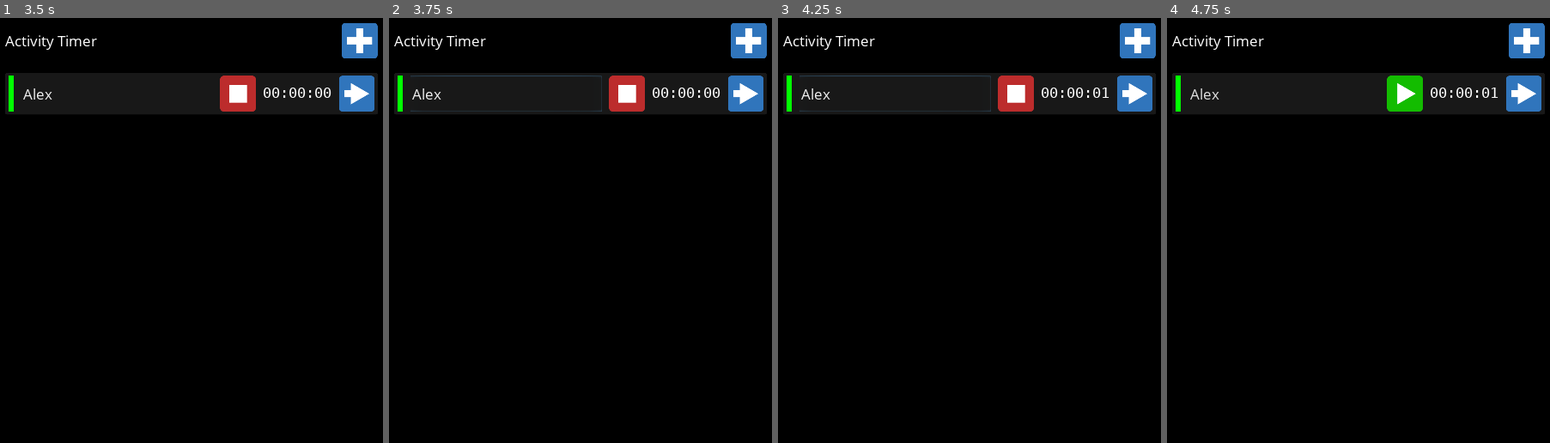
Above: before the commit, frames 1-4 (left to right).
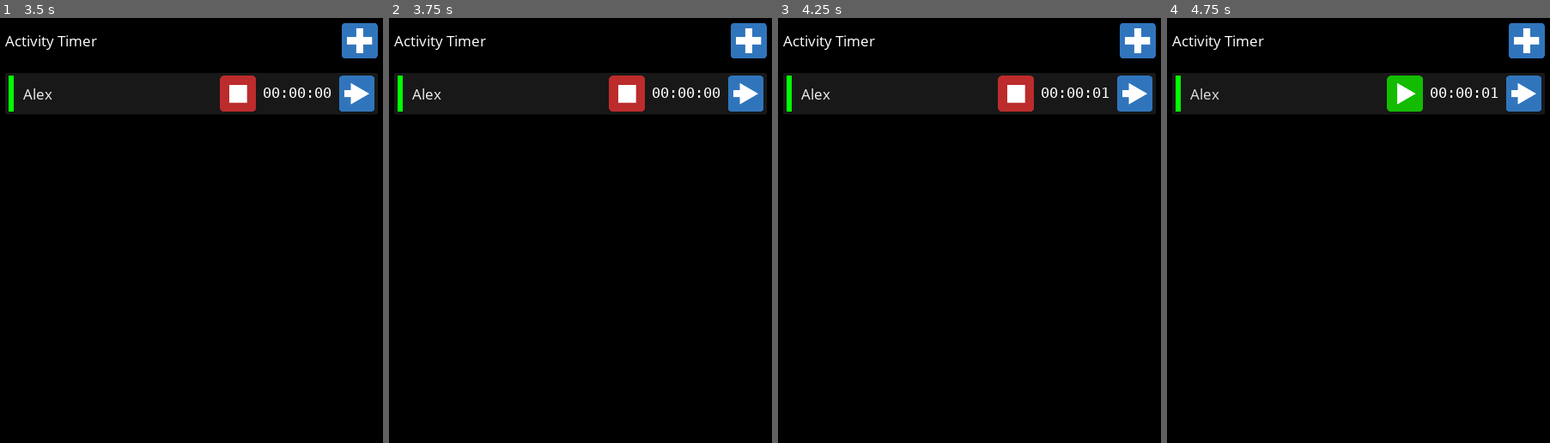
Above: after the commit, the same moments.

Repository: andrew-wilkes/godot-activity-timer
Game: Godot game, scene res://Main.tscn
The game is run twice, just before and just after one commit, with the same random seed, the same clock (stepped at 60 frames per second) and the same inputs.
Inputs (mouse positions are in pixels of both pictures, inside the frame that each line leads up to):
- Up to frame 1 (3.5 s): click (360, 39) at 0.5 s; click (191, 124) at 1.27 s; type "Alex" at 1.35 s; click (191, 375) at 1.5 s; type "12" at 1.58 s; click (241, 179) at 2 s; click (22, 39) at 2.75 s
- Up to frame 2 (3.75 s): click "Alex" at 3.5 s
- Up to frame 3 (4.25 s): no input
- Up to frame 4 (4.75 s): click (1404, 94) at 4.25 s

Frame 1 is identical in both runs. In frame 2, 0.2% of the frame differs, in the area x 5-56%, y 13-23%; in frame 3, 0.2%; in frame 4, nothing differs.

Commit message:
Correct for safe area offset

Diff:
--- a/src/ActivityBar.tscn
+++ b/src/ActivityBar.tscn
@@ -56,7 +56,9 @@
 margin_left = 36.0
 margin_right = 476.0
 margin_bottom = 100.0
+focus_mode = 0
 size_flags_horizontal = 3
+enabled_focus_mode = 0
 text = "Task"
 flat = true
 clip_text = true
--- a/src/ActivityList.gd
+++ b/src/ActivityList.gd
@@ -7,6 +7,7 @@
 var current_item_index
 var y_offset
 var row_height
+var top_margin = 0
 
 func _ready():
 	build_list()
@@ -66,12 +67,12 @@
 
 func bar_clicked(item, pressed):
 	var mpos = get_viewport().get_mouse_position().y
-	row_height = get_child(1).rect_size.y + 40
+	row_height = get_child(1).rect_size.y + get("custom_constants/separation")
 	current_item_index = get_item_index_from_viewport_position(mpos)
 	if pressed:
 		drag_item = item
 		# Offset of mouse to bar rect_position.y
-		y_offset = fmod(mpos - 180, row_height) + 40
+		y_offset = fmod(mpos - 140 - top_margin, row_height) + top_margin
 	else:
 		# Drop
 		drag_item.rect_position.y = 140 + row_height * current_item_index
@@ -79,7 +80,7 @@
 
 
 func get_item_index_from_viewport_position(y_pos: float):
-	var id = (y_pos - 180) / row_height
+	var id = (y_pos - 140 - top_margin) / row_height
 	id = clamp(id, 0, get_child_count() - 2)
 	return int(id)
 
--- a/src/Main.gd
+++ b/src/Main.gd
@@ -2,7 +2,9 @@
 
 func _ready():
 	var ws = OS.get_window_safe_area()
-	set("custom_constants/margin_top", ws.position.y + 40.0)
+	var top_margin = ws.position.y + 40.0
+	$ActivityList.top_margin = top_margin
+	set("custom_constants/margin_top", top_margin)
 	set("custom_constants/margin_bottom", ws.end.y + 10.0)
 
 
